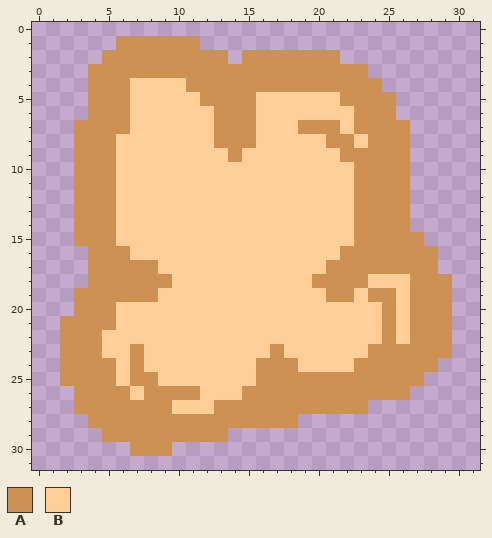
Edited in one commit: pixel-art file (assets/fart.aseprite). Above is the file before it was changed.
32x32 pixels, 1 frame.
Palette (. is transparent): A #cc9152  B #ffce99
Pixels before, first column x 2:
 1 ....AAAAAA..................
 2 ...AAAAAAAAA.AAAAAAA........
 3 ..AAAAAAAAAAAAAAAAAAAA......
 4 ..AAABBBBAAAAAAAAAAAAAA.....
 5 ..AAABBBBBAAAABBBBBBAAAA....
 6 ..AAABBBBBBAAABBBBBBBAAA....
 7 .AAAABBBBBBAAABBBAAABAAAA...
 8 .AAABBBBBBBAAABBBBBAABAAA...
 9 .AAABBBBBBBBABBBBBBBAAAAA...
10 .AAABBBBBBBBBBBBBBBBBAAAA...
11 .AAABBBBBBBBBBBBBBBBBAAAA...
12 .AAABBBBBBBBBBBBBBBBBAAAA...
13 .AAABBBBBBBBBBBBBBBBBAAAA...
14 .AAABBBBBBBBBBBBBBBBBAAAA...
15 .AAABBBBBBBBBBBBBBBBBAAAAA..
16 ..AAABBBBBBBBBBBBBBBAAAAAAA.
17 ..AAAAABBBBBBBBBBBBAAAAAAAA.
18 ..AAAAAABBBBBBBBBBAAAABBBAAA
19 .AAAAAABBBBBBBBBBBBAABAABAAA
20 .AAABBBBBBBBBBBBBBBBBBBABAAA
21 AAAABBBBBBBBBBBBBBBBBBBABAAA
22 AAABBBBBBBBBBBBBBBBBBBBABAAA
23 AAABBABBBBBBBBBABBBBBBAAAAAA
24 AAAABABBBBBBBBAAABBBBAAAAAA.
25 AAAABAABBBBBBBAAAAAAAAAAAA..
26 .AAAABAAAABBBAAAAAAAAAAAA...
27 .AAAAAAABBBAAAAAAAAAAA......
28 ..AAAAAAAAAAAAAAA...........
29 ...AAAAAAAAA................
30 .....AAA....................
After the commit:
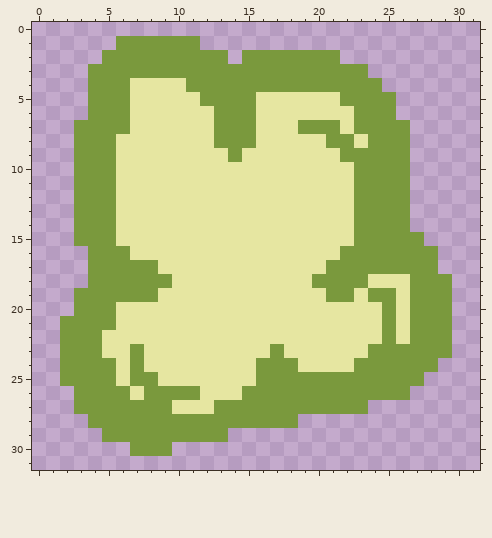
Commit: GC4-17: Make fart more green
What changed:
colour A: #cc9152 -> #7a993d
colour B: #ffce99 -> #e6e6a1
Changed places in both pictures, as pixel boxes (x1, y1, x2, y2):
changed: (60, 36, 452, 456)
